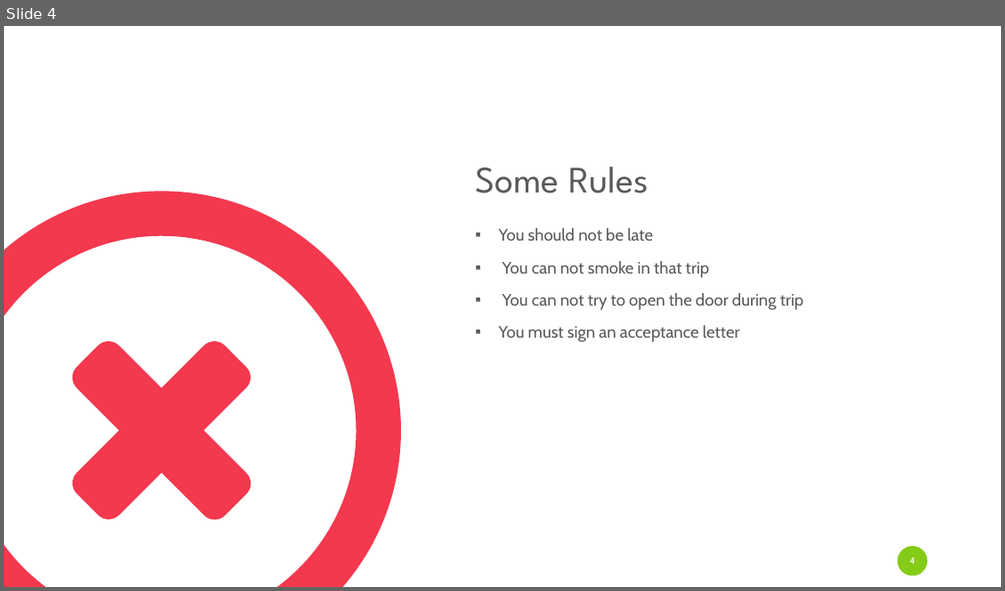
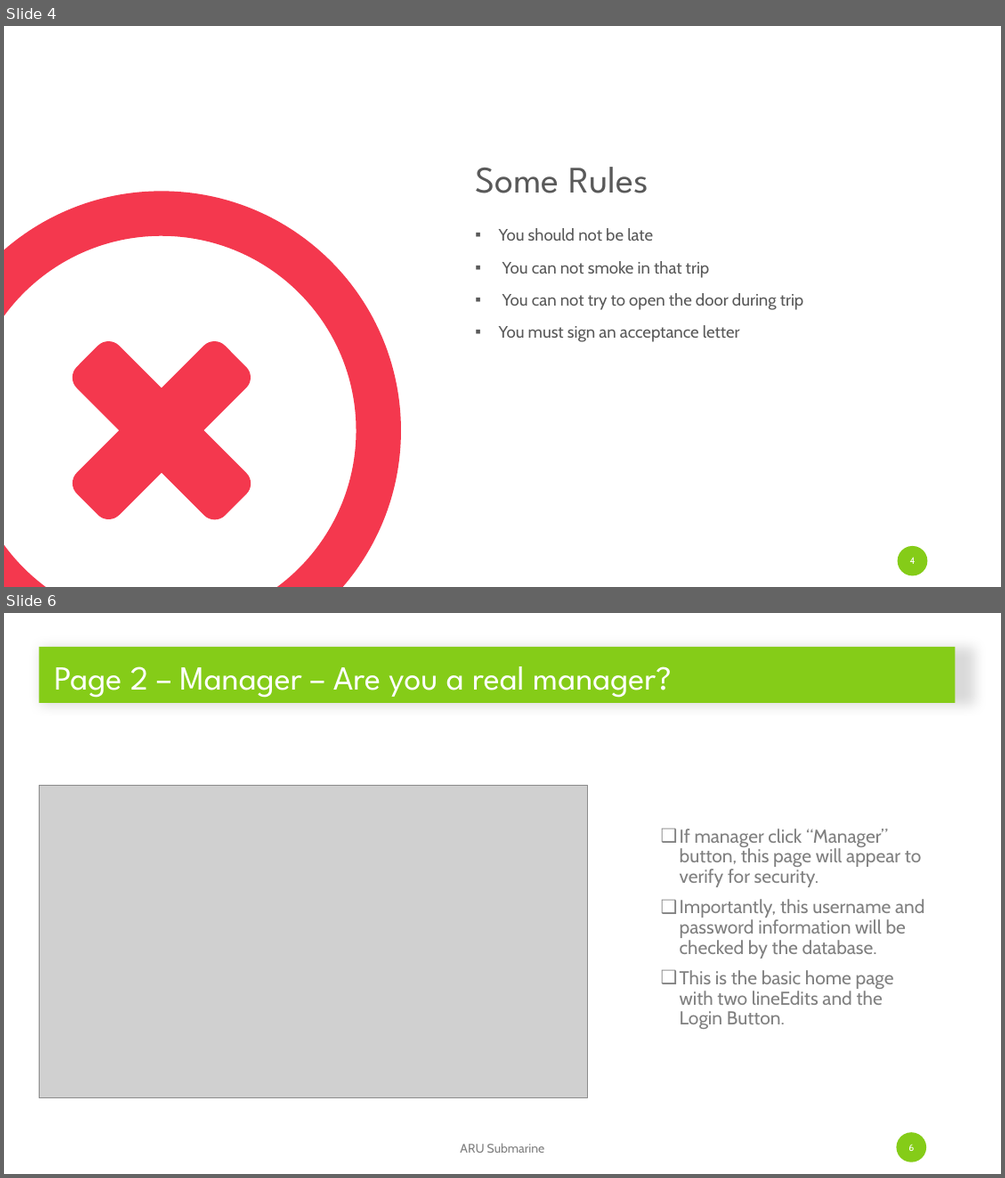
Before and after one commit to mustafaberat/ARU-Submarine, a slide deck: Presentation/ARUSubmarinePresentation.pptx. Shown one above the other, each under a label of ours: slide 4 before the commit, slides 4 and 6 after it; the slides between them are not shown. The pictures are 1005x591 and 1005x1178 pixels, drawn with LibreOffice and Linux fonts; fonts in the diff are those of the drawing; grey boxes stand for pictures. Boxes give left, top, right and bottom in pixels: in the first picture for what was removed or moved away, otherwise in the second. Text is boxed around its words. In the diff, an @@ line names an element or a change of style, - is before the commit and + after.

```diff
--- a/Presentation/ARUSubmarinePresentation.pptx
+++ b/Presentation/ARUSubmarinePresentation.pptx
@@ slide 6 added at [4,613,1001,1174], background #FFFFFF @@
@@ title added at [39,647,955,703], fill #85CC18, 32.4 pt, text #FFFFFF @@
+Page 2 – Manager – Are you a real manager?
@@ picture added at [39,785,588,1097] @@
@@ text added at [680,828,924,1029], 18 pt, text #808080 @@
+❑ If manager click “Manager” button, this page will appear to verify for security.
+❑ Importantly, this username and password information will be checked by the database.
+❑ This is the basic home page with two lineEdits and the Login Button.
@@ text added at [460,1143,545,1152], 12 pt, text #808080 @@
+ARU Submarine
@@ page number added at [896,1132,926,1162], fill #85CC18, 9 pt, text #FFFFFF @@
+6
```
Also in this commit, not shown: 2 slides changed, 17 other slides added, 9 slides removed.
